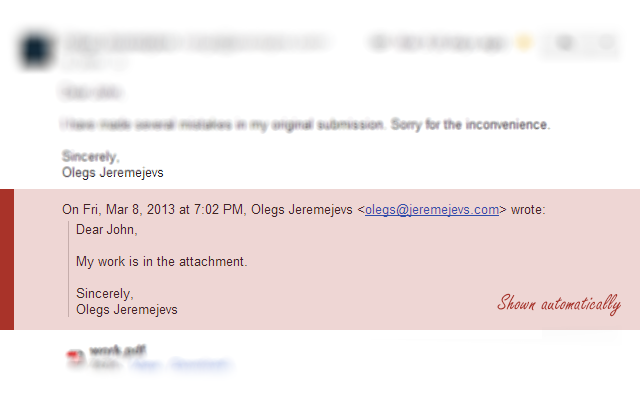
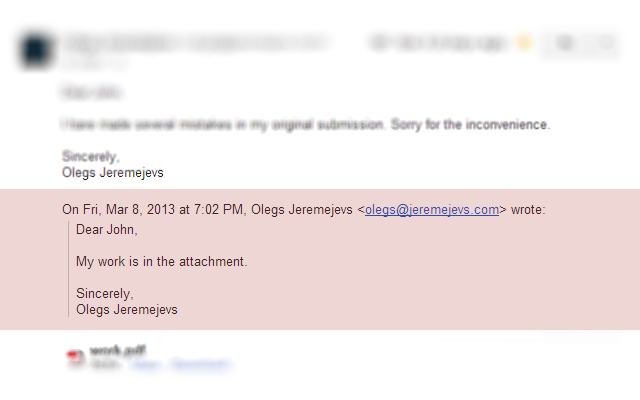
Comparing the layer stacks of the two w=640, h=400 images. Changes:
hid "Shown automatically" over [497, 293, 621, 317]
painted on "Layer 8" over [0, 189, 14, 330]
hid "Layer 7" over [0, 189, 14, 330]
